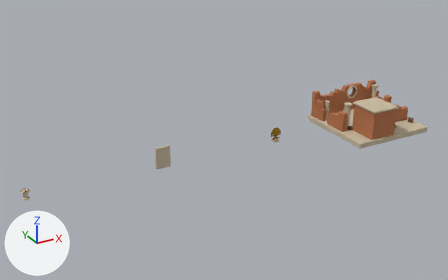
The Blender file Assets/Game/Art/Models/_Source~/models/buildings/sun_shrine.blend: old version first, new version second.
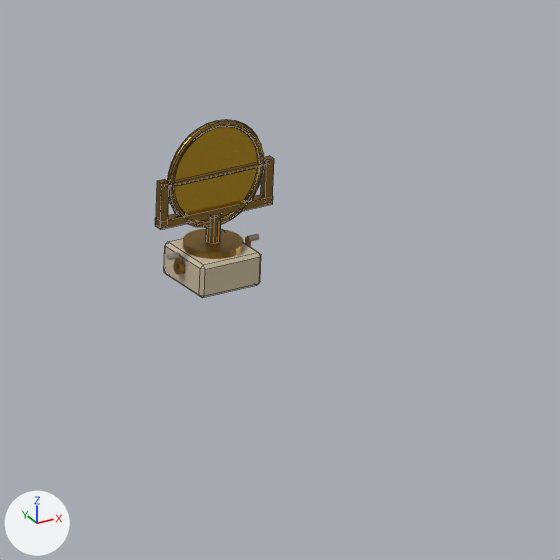
The first picture shows the older version from a camera (50 mm lens) standing at (-72.1, -77.3, 40.9) and looking at (-29.1, 0.8, 1.8). The close-ups show the older and then the newer version on the part from 57% to 68% of the width and 42% to 59% of the height of that picture. Only the edits that show in the close-ups are written down. Lighting does not change. The marker at lower left points along +X, +Y and +Z. The close-ups show mesh edges as thin lines.

Script lines for the objects in view, before the commit:
```python
me_mirror_frame = bpy.data.meshes.new('Mirror_Frame')
me_mirror_frame.from_pydata(...)  # 340 vertices, 302 faces; spans x -0.86..0.86, y -0.05..0.05, z -0.79..0.79
# faces by material slot: [256, 12, 34]
me_mirror_frame.materials.append(mat_mat_metal_brass_tarnished)  # brown #9c7b3f
me_mirror_frame.materials.append(mat_mat_metal_brass_tarnished)  # brown #9c7b3f
me_mirror_frame.materials.append(mat_mat_metal_brass_tarnished)  # brown #9c7b3f
me_mirror_pane = bpy.data.meshes.new('Mirror_Pane')
me_mirror_pane.from_pydata(...)  # a 32-sided cylinder along y spanning x -0.7..0.7, y -0.02..0.01, z -0.7..0.7
me_mirror_pane.materials.append(mat_mat_metal_gold_leaf)  # yellow #e0b33a
me_mirror_yoke = bpy.data.meshes.new('Mirror_Yoke')
me_mirror_yoke.from_pydata(...)  # 48 vertices, 32 faces; spans x -0.92..0.92, y -0.1..0.1, z -0.01..1.06
# faces by material slot: [14, 6, 6, 6]
me_mirror_yoke.materials.append(mat_mat_metal_brass_tarnished)  # brown #9c7b3f
me_mirror_yoke.materials.append(mat_mat_metal_brass_tarnished)  # brown #9c7b3f
me_mirror_yoke.materials.append(mat_mat_metal_brass_tarnished)  # brown #9c7b3f
me_mirror_yoke.materials.append(mat_mat_metal_brass_tarnished)  # brown #9c7b3f
ob_mirror_frame = bpy.data.objects.new('Mirror_Frame', me_mirror_frame)
ob_mirror_frame.location = (-20.0, 0.0, 1.6)
ob_mirror_pane = bpy.data.objects.new('Mirror_Pane', me_mirror_pane)
ob_mirror_pane.location = (-20.0, 0.0, 1.6)
ob_mirror_yoke = bpy.data.objects.new('Mirror_Yoke', me_mirror_yoke)
ob_mirror_yoke.location = (-20.0, 0.0, 0.6)
# also in view: 'Mirror_Plinth' at (-20.0, 0.0, 0.2); 'Mirror_Turntable' at (-20.0, 0.0, 0.6)
```
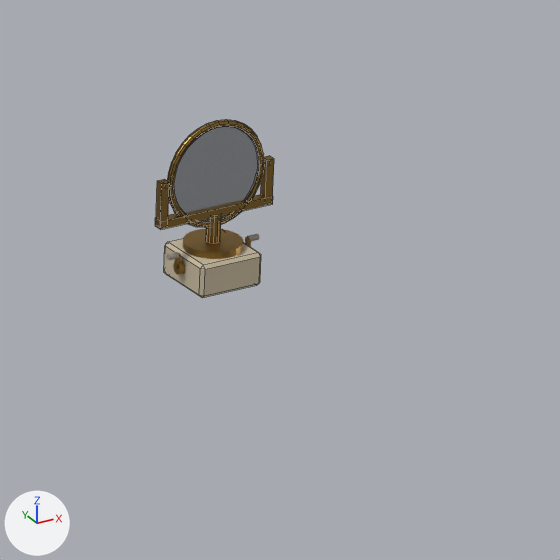
The change, as a diff of the scene's bpy script:
```diff
--- a/Assets/Game/Art/Models/_Source~/models/buildings/sun_shrine.blend.py
+++ b/Assets/Game/Art/Models/_Source~/models/buildings/sun_shrine.blend.py
@@ mat_mat_metal_chrome_scuffed @@
+mat_mat_metal_chrome_scuffed = principled_material('Mat_Metal_Chrome_Scuffed')
+mat_mat_metal_chrome_scuffed.base_color = (0.584, 0.61, 0.644)  # light grey #c9cdd2
+mat_mat_metal_chrome_scuffed.metallic = 1.0
+mat_mat_metal_chrome_scuffed.roughness = 0.22
@@ me_mirror_frame @@
 # used by ob_mirror_frame; location = (-20.0, 0.0, 1.6)
-me_mirror_frame.from_pydata(...)  # 340 vertices, 302 faces; spans x -0.86..0.86, y -0.05..0.05, z -0.79..0.79
+me_mirror_frame.from_pydata(...)  # 336 vertices, 302 faces; spans x -0.86..0.86, y -0.05..0.05, z -0.79..0.79
+# me_mirror_frame part 1
+# 12 vertices are removed from x -0.86..0.86, y -0.05..0.05, z -0.04..0.04
+# 12 faces are deleted
+# 8 vertices move within x -0.86..0.86, y -0.05..0.05, z -0.04..0.04
+# 8 vertices are added at x -0.86..0.86, y -0.05..0.05, z -0.04..0.04
+# 12 new faces join them, mat_mat_metal_brass_tarnished (brown #9c7b3f)
 me_mirror_frame.materials.append(mat_mat_metal_brass_tarnished)
@@ me_mirror_pane @@
 me_mirror_pane.from_pydata(...)  # 64 vertices, 34 faces; spans x -0.7..0.7, y -0.02..0.01, z -0.7..0.7
-me_mirror_pane.materials.append(mat_mat_metal_gold_leaf)  # yellow #e0b33a
+me_mirror_pane.materials.append(mat_mat_metal_chrome_scuffed)  # light grey #c9cdd2
```

Boxes [x1, y1, x2, y2] around the edits, measured in the close-ups (560 x 560 px; the box of a moved part takes in the faces that stretch with it):
'Mirror_Pane', recoloured (lighter): [174, 126, 259, 222] in both
part 1 of me_mirror_frame, moved or reshaped: before [169, 160, 266, 187]; after [169, 160, 266, 188]
